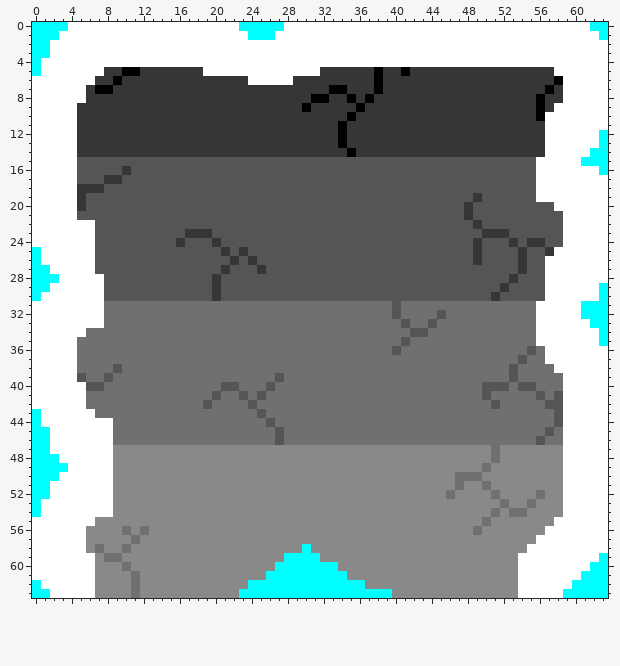
Pixel-art sprite: sprites/exitSprite/d06f1923-53f5-4624-9d27-d04d26867a73.png. That is the earlier state.
The file is 64x64 pixels.
The same view after the edit:
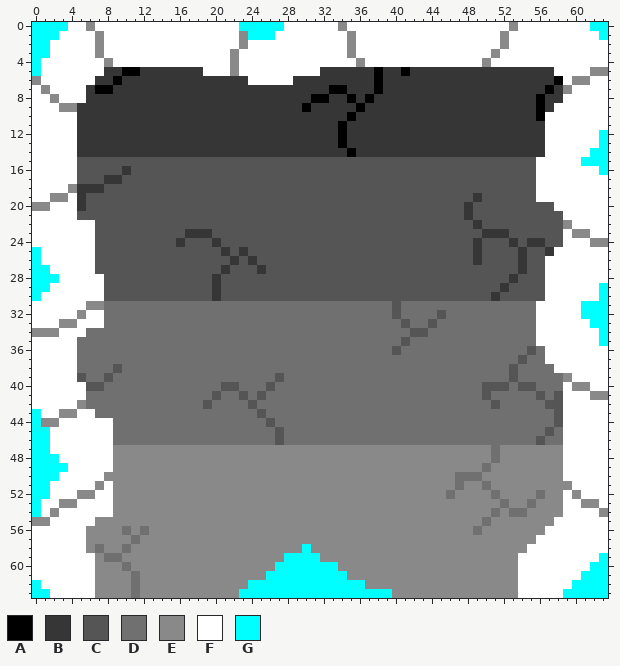
Palette (. is transparent): A #000000  B #363636  C #555555  D #707070  E #898989  F #ffffff  G #00ffff
What changed:
The author changed colour F to colour E in row 0 at x 6, 34 and 53; in rows 1 to 2 at x 7, 23, 35 and 52; in row 3 at x 7, 22, 35 and 51; in row 4 at x 8, 22, 36 and 50; in row 5 at x 22 and 62 to 63; in row 6 at x 0 and 60 to 61.
The author changed colour F to colour E in row 7 at x 1 and 59; in row 8 at x 2; in row 9 at x 3 to 4; in row 18 at x 4; in row 19 at x 2 to 3; in row 20 at x 0 to 1.
The author changed colour F to colour E in row 22 at x 59; in row 23 at x 60 to 61; in row 24 at x 62 to 63; in row 31 at x 6 to 7; in row 32 at x 5; in row 33 at x 3 to 4.
The author changed colour F to colour E in row 34 at x 0 to 2; in row 39 at x 59; in row 40 at x 60 to 61; in row 41 at x 62 to 63; in row 42 at x 5; in row 43 at x 3 to 4.
The author changed colour F to colour E in row 44 at x 1 to 2; in row 50 at x 8; in row 51 at x 7 and 59; in row 52 at x 5 to 6 and 60; in row 53 at x 3 to 4 and 61 to 62; in row 54 at x 2 and 63.
The author changed colour F to colour E in row 55 at x 0 to 1.
